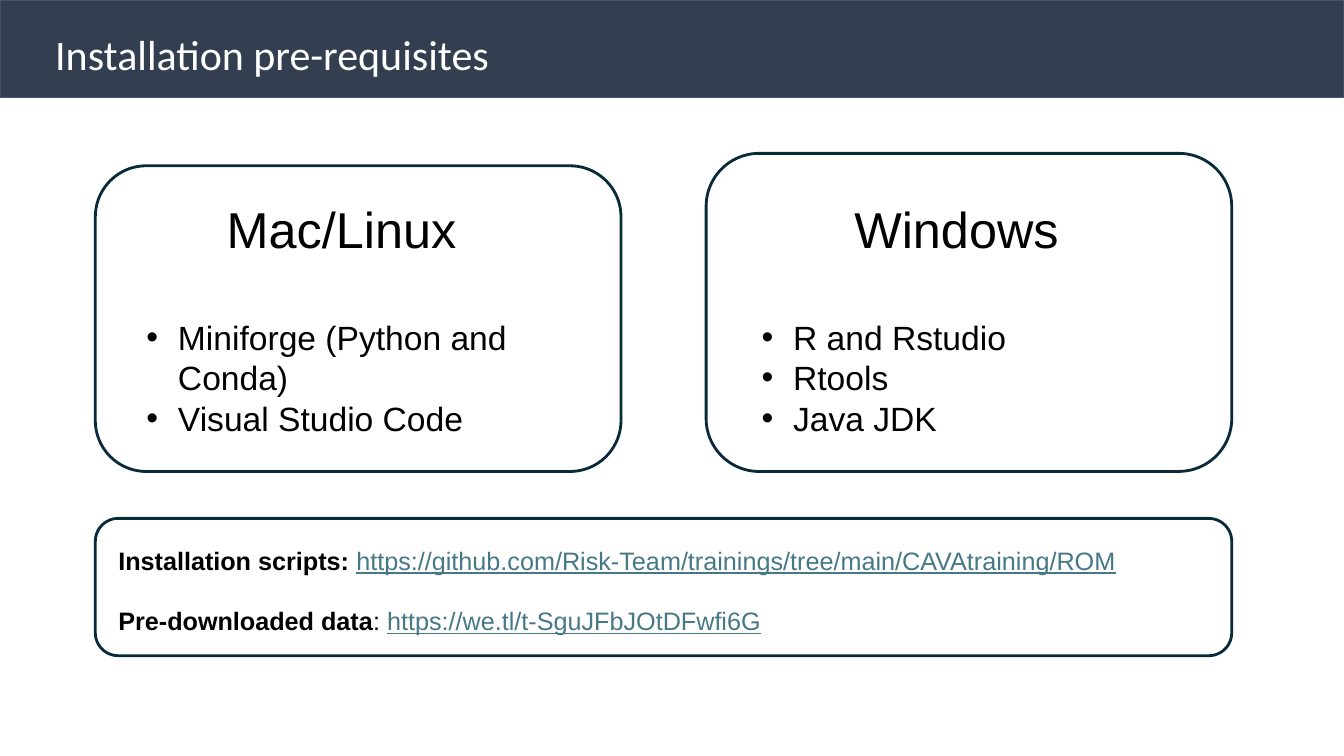
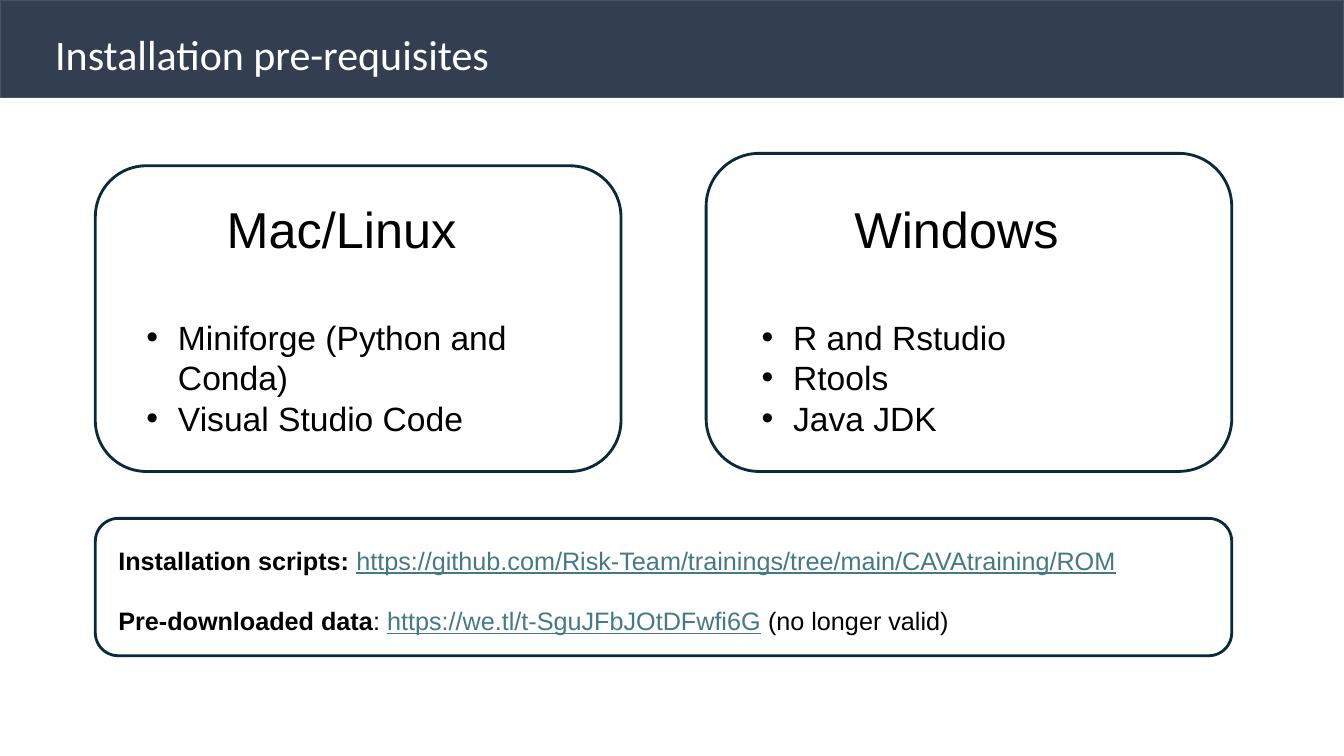
Before and after one commit to Risk-Team/trainings, a slide deck: slide 11 of CAVAtraining/ROM/CAVA_analytics_training_Mauritius.pptx. Drawn at 1344x756 pixels with LibreOffice and Linux fonts; fonts in the diff are those of the drawing. Boxes give left, top, right and bottom in pixels: in the first picture for what was removed or moved away, otherwise in the second. Text is boxed around its words. In the diff, an @@ line names an element or a change of style, - is before the commit and + after.

Commit message:
Last updates

```diff
--- a/CAVAtraining/ROM/CAVA_analytics_training_Mauritius.pptx
+++ b/CAVAtraining/ROM/CAVA_analytics_training_Mauritius.pptx
@@ text at (118, 611, 948, 636): text changed; text colour #467886 to #000000 @@
-Pre-downloaded data: https://we.tl/t-SguJFbJOtDFwfi6G
+Pre-downloaded data: https://we.tl/t-SguJFbJOtDFwfi6G (no longer valid)
```
Also in this commit, not shown: 1 slide added.
